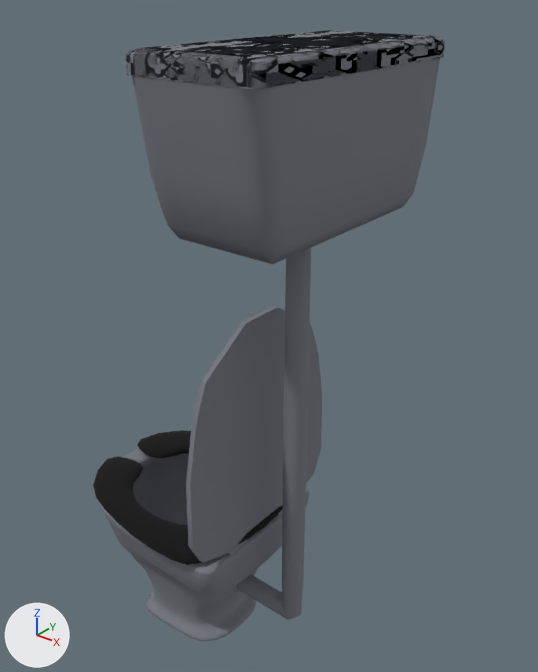
What one commit did to the OBJ model ProyectoFinal/ProyectoFinal/Models/Toilet/toilet.obj.
Camera for both pictures: a 50 mm camera at (4.62, -4.56, 6.49) aimed at (0.55, 0.53, 3.33). Every picture has the same lights, and +X, +Y and +Z are marked at lower left. Where no turn or scale is listed for an object, it has been applied to the vertices. Vertices at the same position are counted once.

In view in the first picture: 'toilet'.
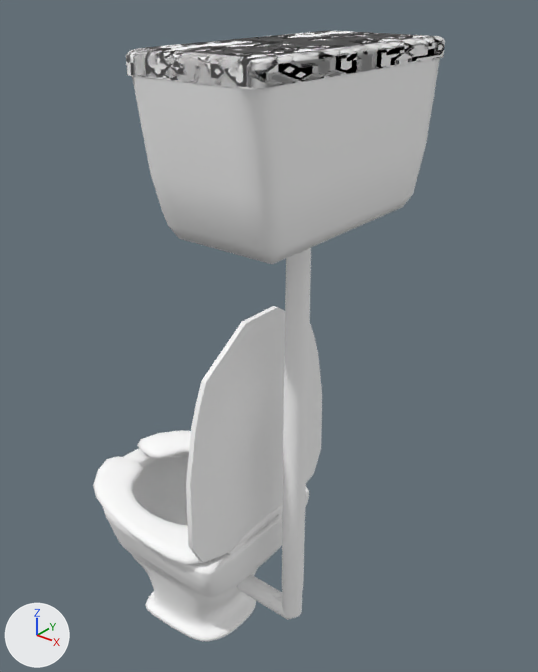
Changed parts and their boxes [x1, y1, x2, y2] in the pictures (538 x 672 px; the box of a moved part takes in the faces that stretch with it):
'toilet', surface changed
    both: [93, 30, 445, 641]
part 1 of me_toilet, moved or reshaped
    both: [235, 538, 255, 552]
part 2 of me_toilet, recoloured (black to white)
    both: [93, 430, 283, 565]

What the commit changed:
Picture 'Blanco.png' (img_blanco_png) is new.
Material 'lambert2SG' (mat_lambert2sg) changes its picture from img_gris_png to img_blanco_png.
me_toilet has 4839 vertices, 10006 faces and spans x -1.27..1.78, y -1.14..1.26, z -0.14..6.06.
me_toilet is used by ob_toilet; location (0.0, 0.0, 0.0).
Part 1, on me_toilet:
11 faces are deleted.
11 new faces join them.
me_toilet part 2: 656 faces spanning x -1.27..0.87, y -0.88..1.06, z 1.43..1.53 switch from mat_lambert3sg (picture img_negro_png) to mat_lambert2sg (picture img_blanco_png).
